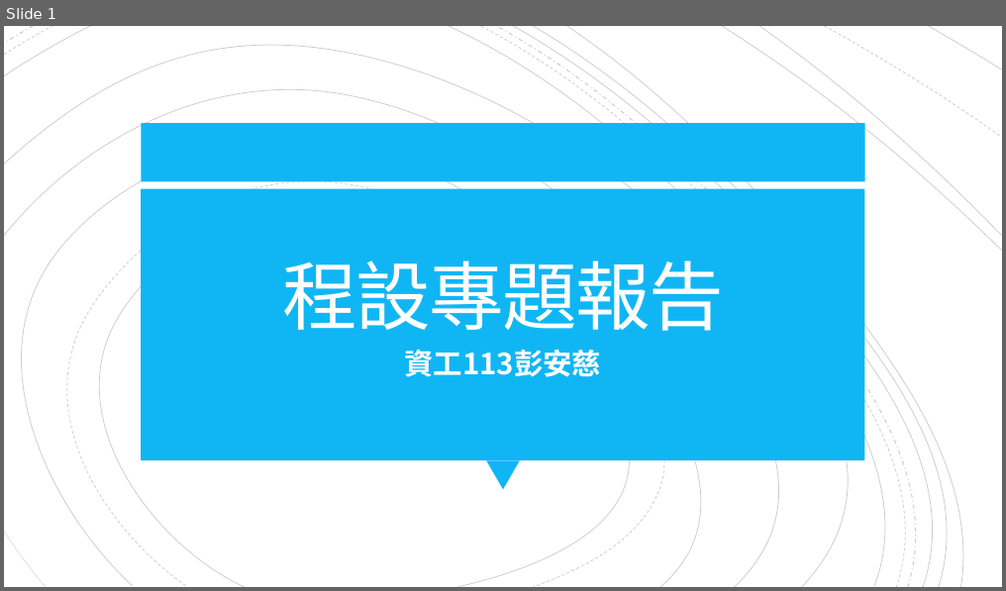
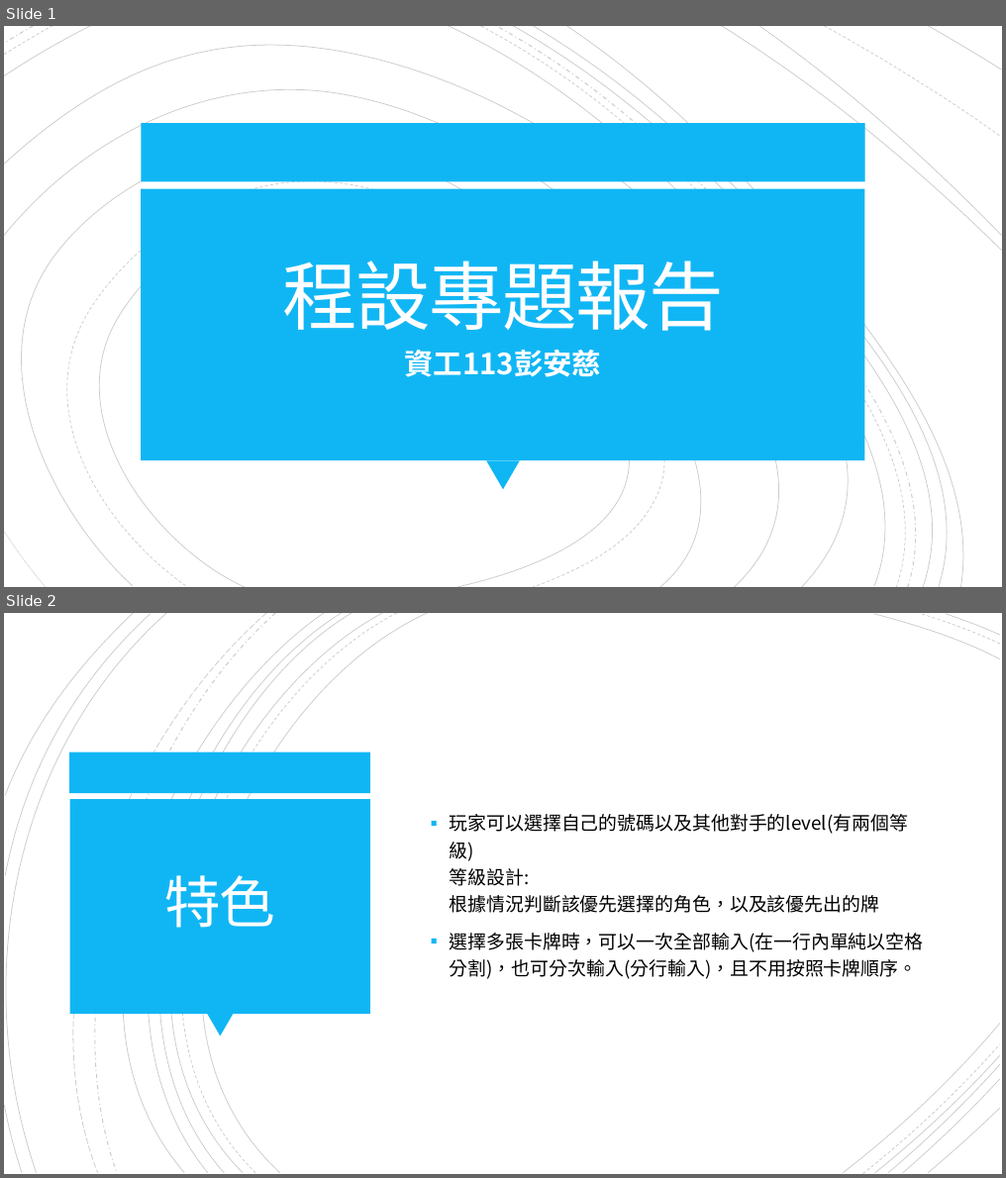
Before and after one commit to anci123/San-Juan, a slide deck: 專題報告.pptx. Shown one above the other, each under a label of ours: slide 1 before the commit, slides 1 and 2 after it. The pictures are 1006x591 and 1006x1178 pixels, drawn with LibreOffice and Linux fonts; fonts in the diff are those of the drawing. Boxes give left, top, right and bottom in pixels: in the first picture for what was removed or moved away, otherwise in the second. Text is boxed around its words. In the diff, an @@ line names an element or a change of style, - is before the commit and + after.

```diff
--- a/專題報告.pptx
+++ b/專題報告.pptx
@@ slide 2 added at box(4, 613, 1002, 1174), background #FFFFFF @@
@@ group added at box(4, 613, 1000, 1174): 21 freeform shapes @@
@@ rectangle added at box(70, 753, 371, 793), fill #10B6F4 @@
@@ rectangle added at box(70, 799, 370, 1014), fill #10B6F4 @@
@@ text added at box(450, 814, 924, 979), 18 pt, text #000000 @@
+▪ 玩家可以選擇自己的號碼以及其他對手的level(有兩個等級)
+  等級設計:
+  根據情況判斷該優先選擇的角色，以及該優先出的牌
+▪ 選擇多張卡牌時，可以一次全部輸入(在一行內單純以空格分割)，也可分次輸入(分行輸入)，且不用按照卡牌順序。
@@ title added at box(164, 875, 275, 928), 54 pt, text #FFFEFF @@
+特色
@@ triangle added at box(207, 1014, 233, 1037), fill #10B6F4 @@
```
Also in this commit, not shown: 1 other slide added, 1 slide removed, 15 other files.
